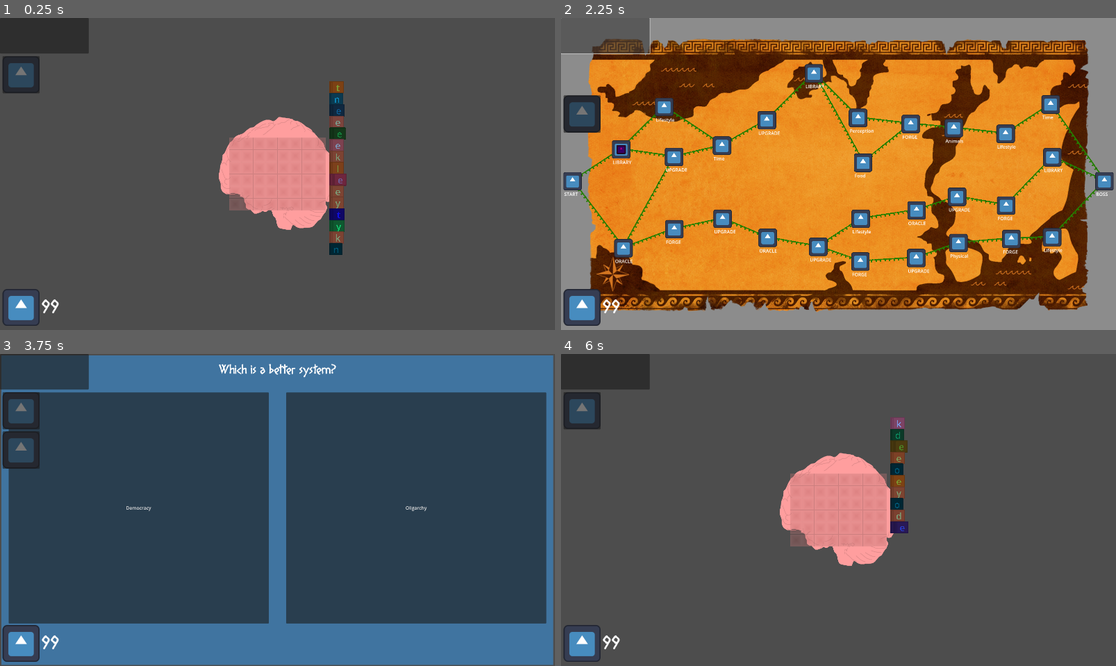
Above: before the commit, frames 1-4 (two rows, left to right).
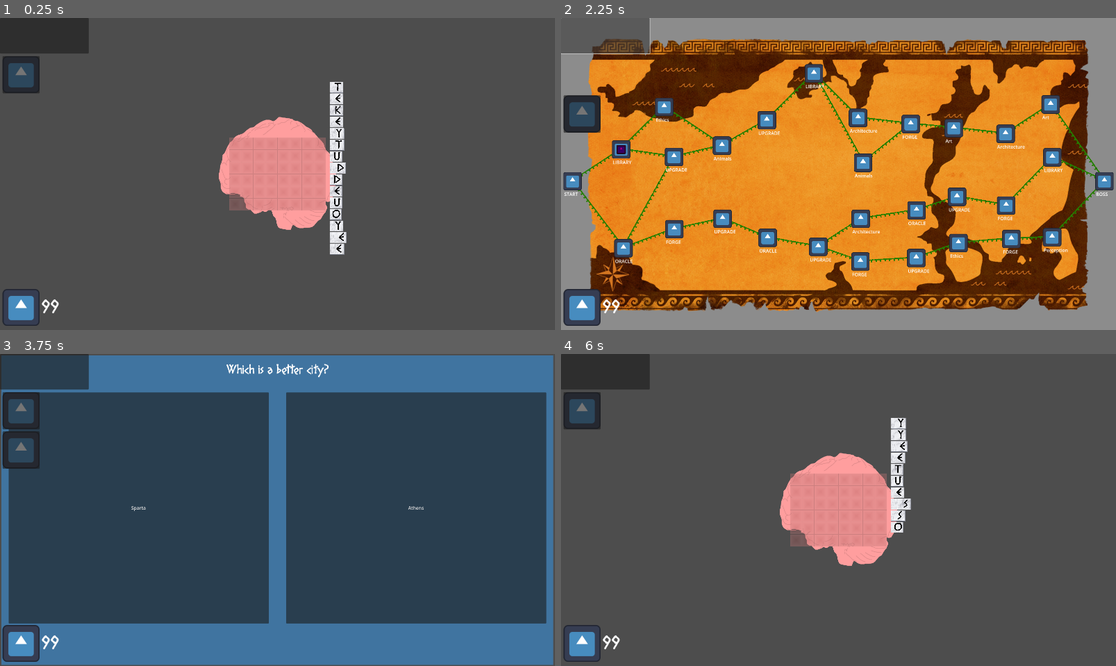
Above: after the commit, the same moments.

Repository: hulien22/ldjam54
Game: Godot game, scene res://scenes/main.tscn
Two runs of this game, one before a commit and one after it. Both use one fixed random seed, a clock stepped at 60 frames per second and the inputs below. The engine's default icon, where the game draws it, is replaced by a stand-in: a white triangle on a blue panel in a dark square.
Inputs (mouse positions are in pixels of both pictures, inside the frame that each line leads up to):
- Up to frame 1 (0.25 s): no input
- Up to frame 2 (2.25 s): click (605, 36) at 0.5 s; click (622, 149) at 1.27 s; click (605, 36) at 2 s
- Up to frame 3 (3.75 s): click (105, 444) at 2.77 s; click "DEBATE!" at 3.5 s
- Up to frame 4 (6 s): click "Democracy" (after the commit: "Sparta") at 4.25 s; click "SUBMIT!" at 5 s; click "CONTINUE" at 5.75 s

The runs differ from the first frame. In frame 1, 1.5% of the frame differs, in the area x 59-63%, y 20-76%; in frame 2, 0.3%; in frame 3, 0.4%; in frame 4, 1.1%.

Commit message:
marble tiles

Diff:
--- a/scenes/Tile.tscn
+++ b/scenes/Tile.tscn
@@ -1,10 +1,44 @@
-[gd_scene load_steps=4 format=3 uid="uid://ccosysn4u6uvt"]
+[gd_scene load_steps=12 format=3 uid="uid://ccosysn4u6uvt"]
 
 [ext_resource type="Script" path="res://scripts/Tile.gd" id="1_0hu26"]
 [ext_resource type="Texture2D" uid="uid://dfcfy5wpc75du" path="res://art/gridblock.png" id="1_l5ifo"]
+[ext_resource type="Texture2D" uid="uid://dvr3xhw1dxudh" path="res://art/Marble Tiles/Tile_A.png" id="3_yt37q"]
+[ext_resource type="Texture2D" uid="uid://fw13gobd7410" path="res://art/Marble Tiles/Tile_B.png" id="4_mmoy2"]
+[ext_resource type="Texture2D" uid="uid://u7e3excshgvm" path="res://art/Marble Tiles/Tile_C.png" id="5_8ekcr"]
+[ext_resource type="Texture2D" uid="uid://bhspf74f3tm0y" path="res://art/Marble Tiles/Tile_D.png" id="6_xt31m"]
+[ext_resource type="Texture2D" uid="uid://xw55xkow1kd1" path="res://art/Marble Tiles/Tile_E.png" id="7_krusw"]
+[ext_resource type="FontFile" uid="uid://cshv7yax3y1kc" path="res://fonts/DIOGENES.ttf" id="8_mqyd4"]
+
+[sub_resource type="SpriteFrames" id="SpriteFrames_twjiv"]
+animations = [{
+"frames": [{
+"duration": 1.0,
+"texture": ExtResource("3_yt37q")
+}, {
+"duration": 1.0,
+"texture": ExtResource("4_mmoy2")
+}, {
+"duration": 1.0,
+"texture": ExtResource("5_8ekcr")
+}, {
+"duration": 1.0,
+"texture": ExtResource("6_xt31m")
+}, {
+"duration": 1.0,
+"texture": ExtResource("7_krusw")
+}],
+"loop": true,
+"name": &"default",
+"speed": 5.0
+}]
 
 [sub_resource type="RectangleShape2D" id="RectangleShape2D_0bbrv"]
 size = Vector2(600, 600)
+
+[sub_resource type="LabelSettings" id="LabelSettings_dwnmc"]
+font = ExtResource("8_mqyd4")
+font_size = 500
+font_color = Color(0, 0, 0, 1)
 
 [node name="Tile" type="Node2D"]
 script = ExtResource("1_0hu26")
@@ -13,14 +47,29 @@
 modulate = Color(0.505882, 0.505882, 0.505882, 1)
 
 [node name="TileImage" type="Sprite2D" parent="Area2D"]
+visible = false
 position = Vector2(2.6226e-06, 1.3113e-06)
 texture = ExtResource("1_l5ifo")
+
+[node name="AnimatedSprite2D" type="AnimatedSprite2D" parent="Area2D"]
+position = Vector2(18, 0)
+scale = Vector2(1.127, 1)
+sprite_frames = SubResource("SpriteFrames_twjiv")
+frame_progress = 0.50841
+
+[node name="AnimatedSprite2D2" type="AnimatedSprite2D" parent="Area2D"]
+visible = false
+position = Vector2(20, 4.00002)
+scale = Vector2(1.13478, 1.13636)
+sprite_frames = SubResource("SpriteFrames_twjiv")
+frame_progress = 0.50841
 
 [node name="TileColl" type="CollisionShape2D" parent="Area2D"]
 position = Vector2(0, 5.28991e-06)
 shape = SubResource("RectangleShape2D_0bbrv")
 
-[node name="TileText" type="RichTextLabel" parent="Area2D"]
+[node name="TileText2" type="RichTextLabel" parent="Area2D"]
+modulate = Color(0, 0, 0, 1)
 offset_left = -300.0
 offset_top = -300.0
 offset_right = 300.0
@@ -32,6 +81,16 @@
 scroll_active = false
 autowrap_mode = 0
 metadata/_edit_use_anchors_ = true
+
+[node name="TileText" type="Label" parent="Area2D"]
+offset_left = -301.0
+offset_top = -426.0
+offset_right = 299.0
+offset_bottom = 495.0
+label_settings = SubResource("LabelSettings_dwnmc")
+horizontal_alignment = 1
+vertical_alignment = 1
+uppercase = true
 
 [node name="Rect" type="ColorRect" parent="."]
 visible = false
--- a/scripts/Tile.gd
+++ b/scripts/Tile.gd
@@ -10,7 +10,20 @@
 func _ready():
 	if letter.length() > 1:
 		letter=letter[0]
-	$Area2D/TileText.add_text(letter) # Replace with function body.
+	$Area2D/TileText.text = letter;
+	$Area2D/AnimatedSprite2D.frame = Global.rng.randi_range(0, 4);
+
+func set_first_letter():
+	$Area2D/AnimatedSprite2D.scale.x = 1.078;
+	$Area2D/AnimatedSprite2D.position.x = 33;
+
+func set_first_and_last_letter():
+	$Area2D/AnimatedSprite2D.scale.x = 1;
+	$Area2D/AnimatedSprite2D.position.x = 5;
+
+func set_last_letter():
+	$Area2D/AnimatedSprite2D.scale.x = 1.03;
+	$Area2D/AnimatedSprite2D.position.x = -11;
 
 func get_width():
 	return $Rect.get_global_rect().size.x
--- a/scripts/WordTile.gd
+++ b/scripts/WordTile.gd
@@ -46,6 +46,12 @@
 	for i in len(word):
 		var char = word[i]
 		var tile = tileScene.instantiate()
+		if (len(word) == 1):
+			tile.set_first_and_last_letter();
+		elif (i == 0):
+			tile.set_first_letter();
+		elif (i == len(word) - 1):
+			tile.set_last_letter();
 		tile.scale = Vector2(tileScale,tileScale)
 		tile.letter = char
 		tile.connect("select_drag", set_selected);
@@ -55,7 +61,7 @@
 		tiles.append(tile);
 		add_child(tile);
 
-	modulate = Color(word.hash() | 0x000000ff);
+#	modulate = Color(word.hash() | 0x000000ff);
 
 
 func on_grid():
